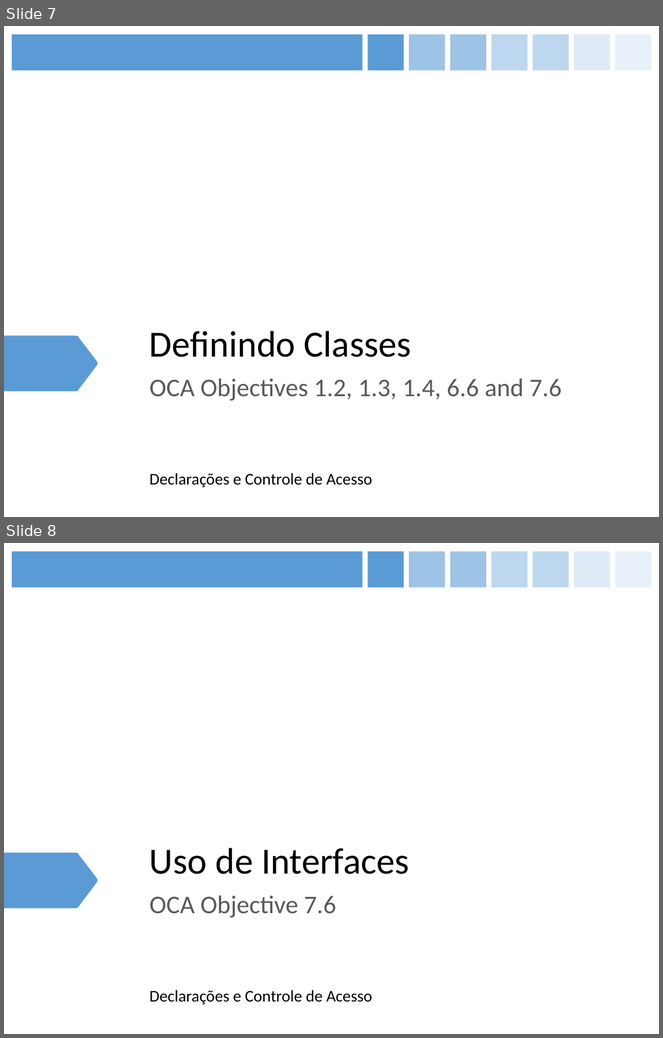
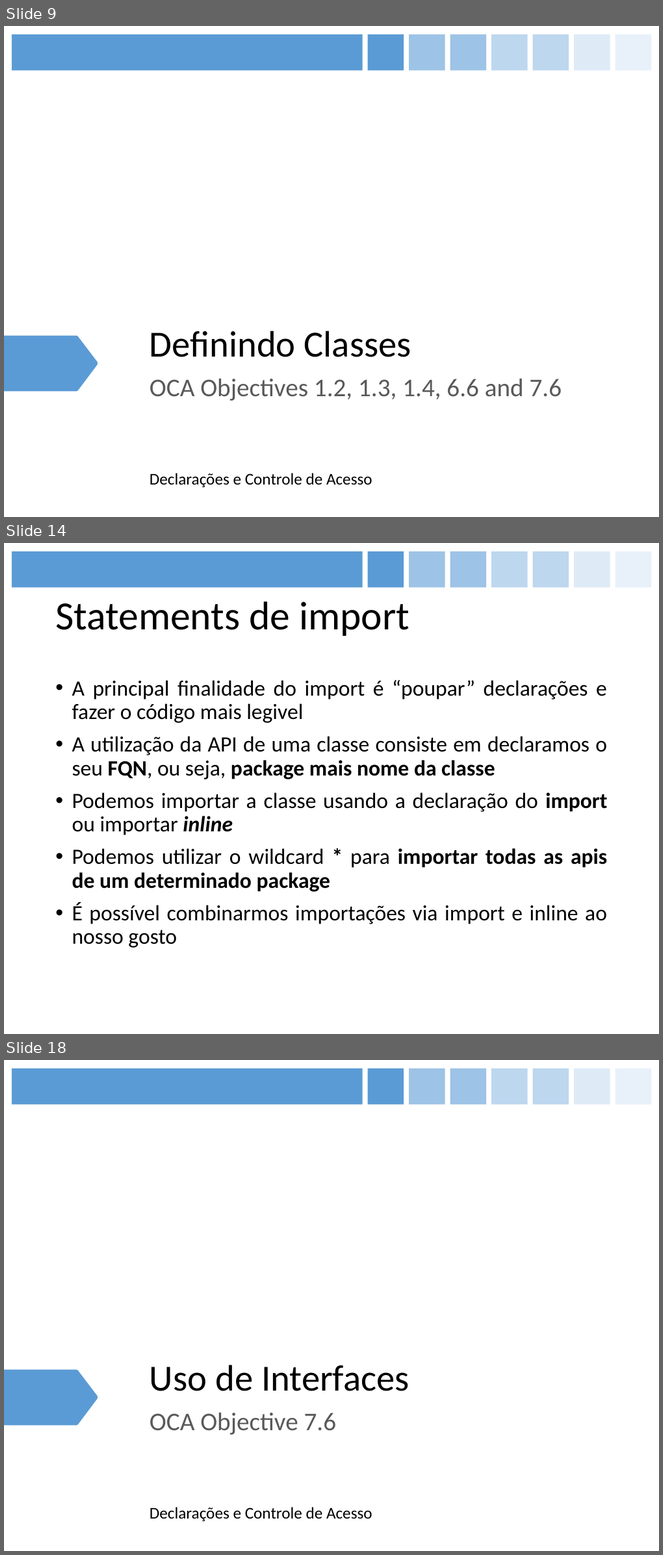
Before and after one commit to figueiredojrr/treinamentoJavaSeOcaAgosto, a slide deck: OCA.pptx. Shown one above the other, each under a label of ours: slides 7 and 8 before the commit, slides 9, 14 and 18 after it; the slides between them are not shown. The pictures are 663x1038 and 663x1555 pixels, drawn with LibreOffice and Linux fonts; fonts in the diff are those of the drawing. Boxes give left, top, right and bottom in pixels: in the first picture for what was removed or moved away, otherwise in the second. Text is boxed around its words. In the diff, an @@ line names an element or a change of style, - is before the commit and + after.

```diff
--- a/OCA.pptx
+++ b/OCA.pptx
@@ slide 14 added at (4,543,659,1034), background #FFFFFF; not listed: 8 template elements that a slide beside it also shows @@
@@ title added at (55,601,410,636), 44 pt, text #000000 @@
+Statements de import
@@ text added at (72,680,607,948), 24 pt, text #000000 @@
+• A principal finalidade do import é “poupar” declarações e fazer o código mais legivel
+• A utilização da API de uma classe consiste em declaramos o seu FQN, ou seja, package mais nome da classe
+• Podemos importar a classe usando a declaração do import ou importar inline
+• Podemos utilizar o wildcard * para importar todas as apis de um determinado package
+• É possível combinarmos importações via import e inline ao nosso gosto
@@ what was slide 7 is now slide 9 @@
@@ what was slide 8 is now slide 18 @@
```
Also in this commit, not shown: 2 slides changed, 12 other slides added.
